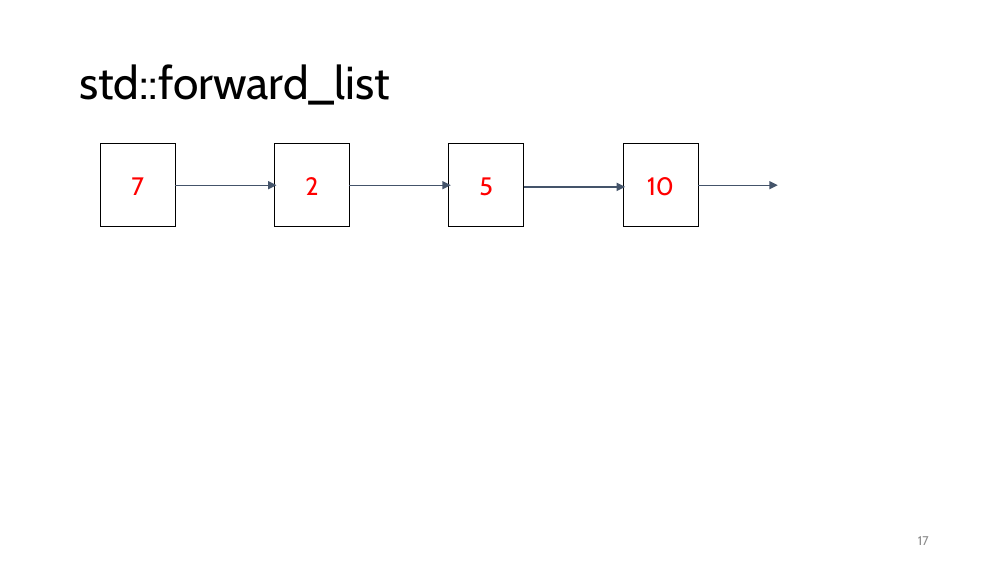
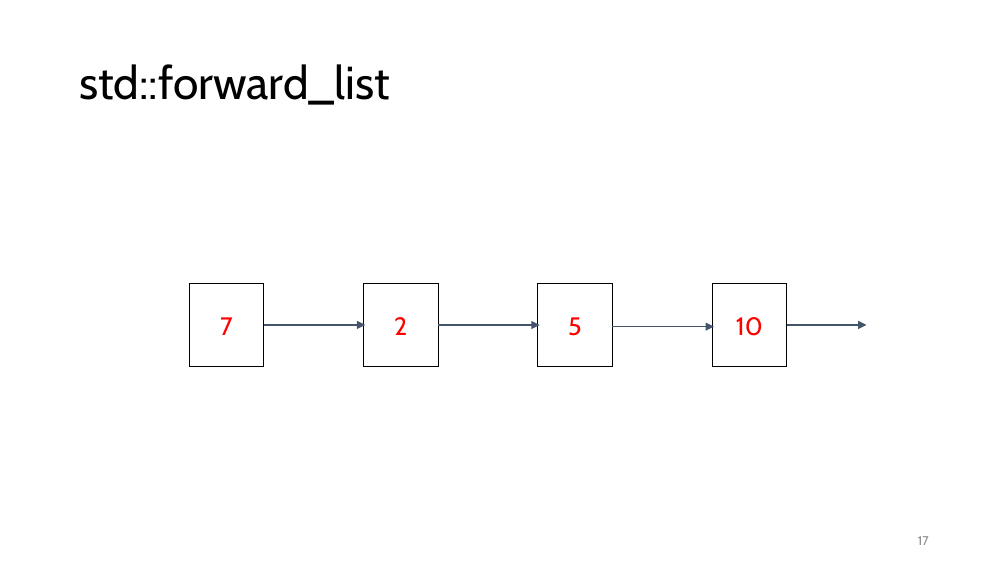
Before and after one commit to rarutyun/cpp-courses, a slide deck: slide 17 of 03_containrers_and_initialization/03_containers.pptx. Drawn at 1008x567 pixels with LibreOffice and Linux fonts; fonts in the diff are those of the drawing. Boxes give left, top, right and bottom in pixels: in the first picture for what was removed or moved away, otherwise in the second. Text is boxed around its words. In the diff, an @@ line names an element or a change of style, - is before the commit and + after.

```diff
--- a/03_containrers_and_initialization/03_containers.pptx
+++ b/03_containrers_and_initialization/03_containers.pptx
@@ 4 rectangles, 4 arrows: place and size @@
-4 rectangles, 4 arrows at [100,144,778,227]
+4 rectangles, 4 arrows at [190,283,867,366]
```
Also in this commit, not shown: 13 other slides changed, 2 slides added, 2 slides removed.
